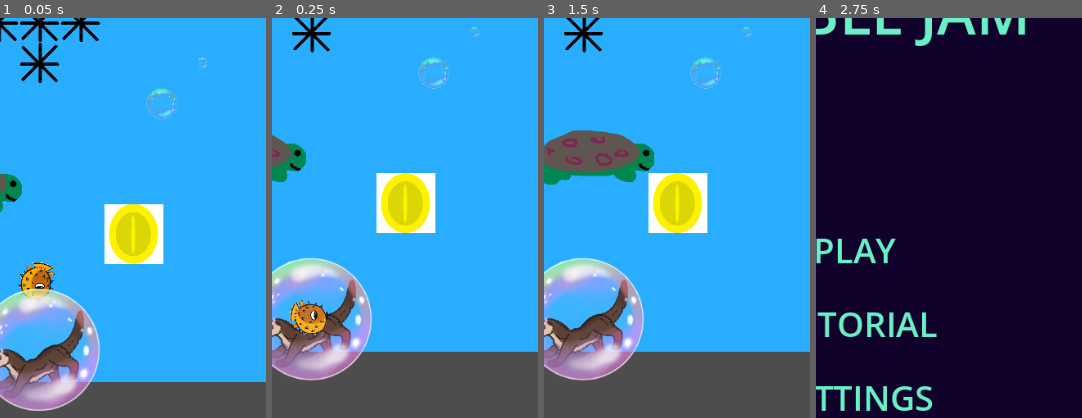
Above: before the commit, frames 1-4 (left to right).
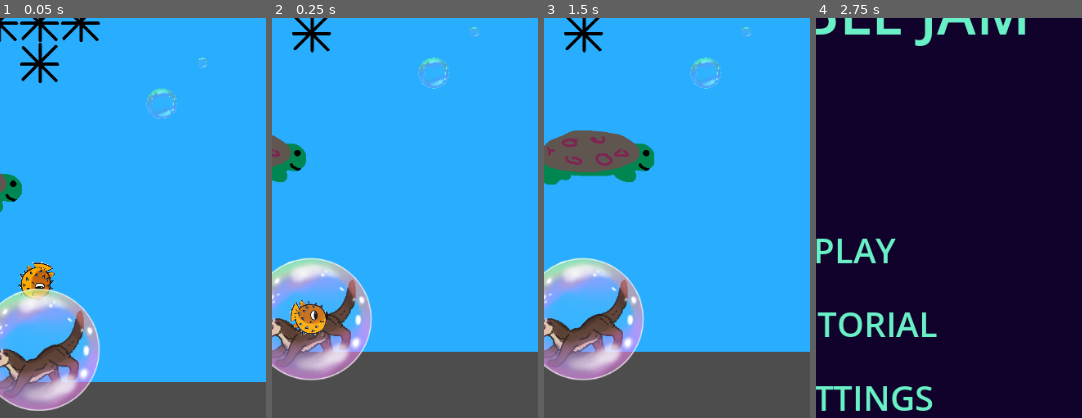
Above: after the commit, the same moments.

Repository: Birdboys/bubbleJam
Game: Godot game, scene res://scenes/test_environment.tscn
Same seed, same stepped clock (60 frames per second), same inputs: the game is played once before the commit and once after it. This scene is started directly instead of the project's main scene.
Inputs (mouse positions are % of the whole screen's width and height, from its top left):
- Up to frame 1 (0.05 s): no input
- Up to frame 2 (0.25 s): no input
- Up to frame 3 (1.5 s): move the mouse to (72, 45) at 0.52 s; tap Space (puff) at 0.6, 1.35 s; move the mouse to (30, 55) at 1.27 s
- Up to frame 4 (2.75 s): move the mouse to (60, 28) at 2.02 s; hold E (start) from 2.03 s (still down); tap Space (puff) at 2.3 s
The pictures show only the part of the screen within x 43-93%, y 12-62%; the shares and areas given below are measured in that part.

The runs differ from the first frame. In frame 1, 3.4% of the frame differs, in the area x 39-62%, y 46-62%; in frame 2, 3.4%; in frame 3, 3.4%; in frame 4, nothing differs.

Commit message:
fixed multipush

Diff:
--- a/scenes/section1.tscn
+++ b/scenes/section1.tscn
@@ -39,8 +39,6 @@
 [node name="level" type="Node2D" parent="."]
 position = Vector2(0, 2000)
 
-[node name="coins" type="Node2D" parent="level"]
-
 [node name="urchinLayer" type="TileMapLayer" parent="level"]
 use_parent_material = true
 tile_map_data = PackedByteArray("AAD9//P/AQAAAAAAAQD8//P/AQAAAAAAAQADAPT/AQAAAAAAAQAKAPj/AQAAAAAAAQAJAPj/AQAAAAAAAQAIAP …(2736 unchanged characters)…
--- a/scenes/test_environment.tscn
+++ b/scenes/test_environment.tscn
@@ -7,7 +7,6 @@
 [ext_resource type="PackedScene" uid="uid://dxhjqvqq6yi0m" path="res://scenes/urchin.tscn" id="5_ks4oj"]
 [ext_resource type="PackedScene" uid="uid://rtqqgxot481" path="res://scenes/collect_bubble.tscn" id="6_cwxk8"]
 [ext_resource type="PackedScene" uid="uid://cppibnxi6p8lb" path="res://scenes/turtle.tscn" id="8_6c6d7"]
-[ext_resource type="PackedScene" uid="uid://68d53l1ufr01" path="res://scenes/coin.tscn" id="8_iknth"]
 
 [node name="testEnvironment" type="Node2D"]
 script = ExtResource("1_66d0o")
@@ -90,6 +89,3 @@
 [node name="turtle" parent="." instance=ExtResource("8_6c6d7")]
 position = Vector2(-400, -200)
 path_points = Array[Vector2]([Vector2(0, 0), Vector2(800, 0)])
-
-[node name="coinSprite" parent="." instance=ExtResource("8_iknth")]
-position = Vector2(464, 35)
--- a/scripts/puffer_fish.gd
+++ b/scripts/puffer_fish.gd
@@ -60,6 +60,7 @@
 
 func doPuff():
 	emit_signal("do_puff")
+	current_state = puffer_states.EMPTY
 	pufferAnim.play("puff")
 
 
Not shown: 1 places in scenes/test_environment.tscn that only renumber resources
